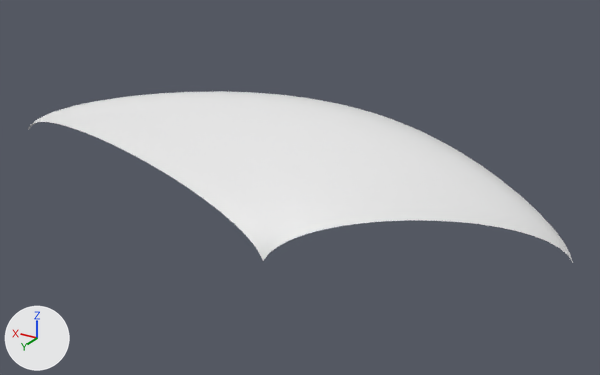
What one commit did to the OBJ model Assets/Models/Button.obj.
The view is the same before and after, from a 50 mm lens placed at (-0.156, 0.994, 0.513), pointed at (0.453, -0.021, 0.006). The lights are fixed; the arrows at lower left show +X, +Y and +Z. Where no turn or scale is listed for an object, it has been applied to the vertices.

The older version as bpy lines, for what is in view:
```python
me_button = bpy.data.meshes.new('Button')
me_button.from_pydata(...)  # 400 vertices, 361 faces; spans x 0.03..1.03, y -0.2..0.2, z 0.0..0.142
ob_button = bpy.data.objects.new('Button', me_button)
ob_button.location = (0.0, 0.0, 0.0)
```
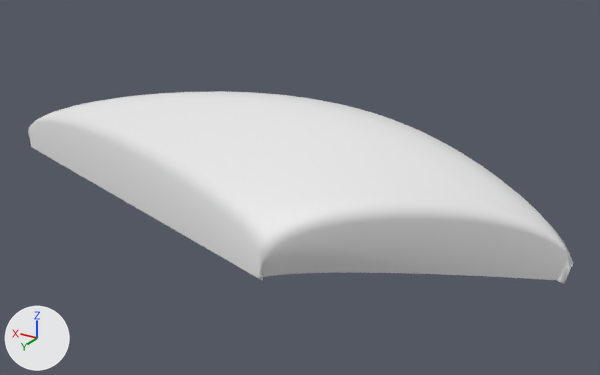
Changed parts and their boxes [x1, y1, x2, y2] in the pictures (600 x 375 px):
'Button', reshaped (13% taller): before [28, 91, 573, 262]; after [28, 91, 573, 284]
part 1 of me_button, added: after [28, 122, 573, 284]

What changed in the scene script:
```text
Change me_button:
    used by ob_button; location = (0.0, 0.0, 0.0)
    remove me_button.from_pydata(...)  # 400 vertices, 361 faces; spans x 0.03..1.03, y -0.2..0.2, z 0.0..0.142
    add me_button.from_pydata(...)  # 476 vertices, 440 faces; spans x 0.03..1.03, y -0.2..0.2, z -0.03..0.142
    me_button part 1
    76 vertices are added at x 0.037..1.03, y -0.2..0.2, z -0.03
    79 new faces join them
```
